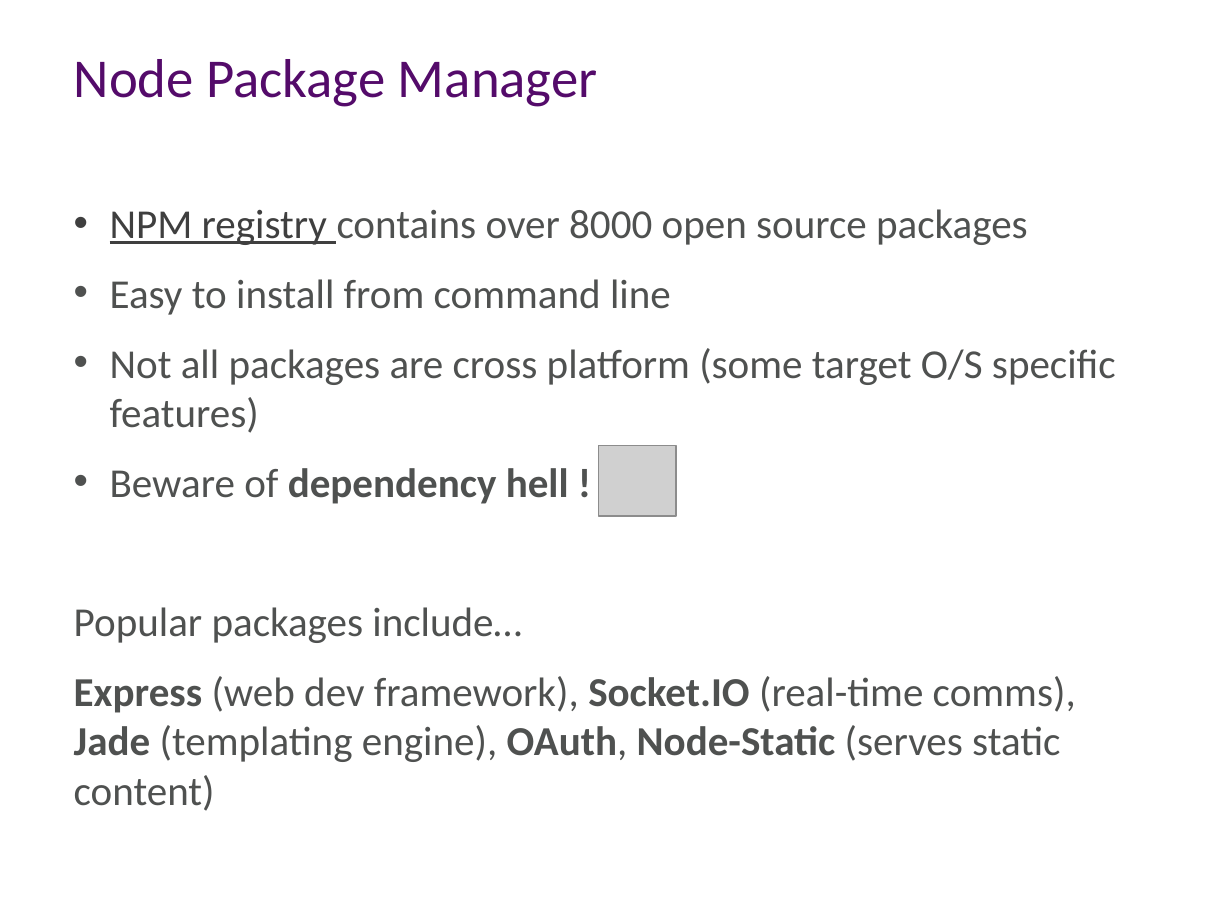
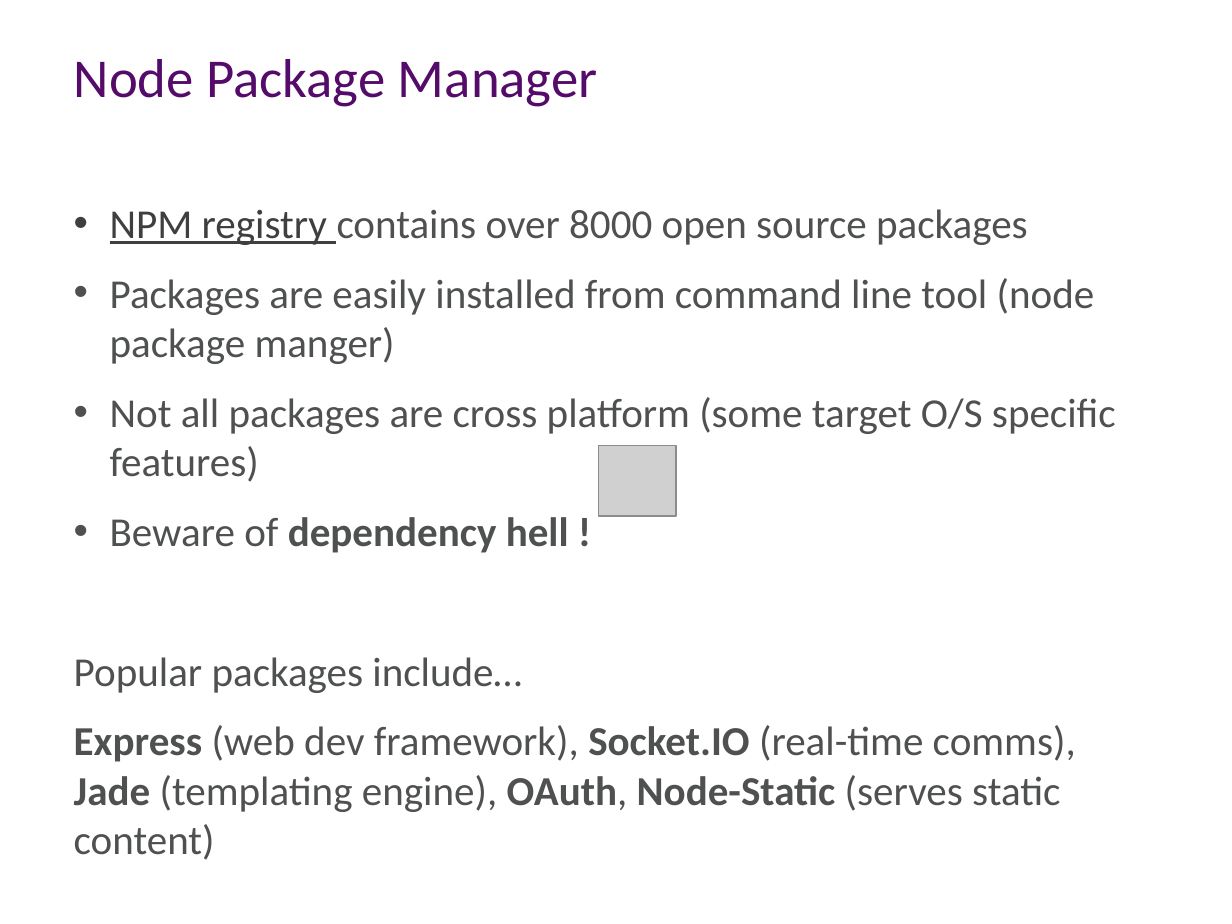
Before and after one commit to aidancasey/AzureNodeChatClient, a slide deck: slide 13 of presentation/Building Node.js Applications on Windows Azure.pptx (slide 11 before the commit). Drawn at 1232x924 pixels with LibreOffice and Linux fonts; fonts in the diff are those of the drawing; grey boxes stand for pictures; background and template pictures are left out. Boxes give left, top, right and bottom in pixels: in the first picture for what was removed or moved away, otherwise in the second. Text is boxed around its words. In the diff, an @@ line names an element or a change of style, - is before the commit and + after.

```diff
--- a/presentation/Building Node.js Applications on Windows Azure.pptx
+++ b/presentation/Building Node.js Applications on Windows Azure.pptx
@@ text at (110,278,1095,364): text changed @@
-• Easy to install from command line
+• Packages are easily installed from command line tool (node package manger)
```
Also in this commit, not shown: 6 other slides changed, 1 other file.
